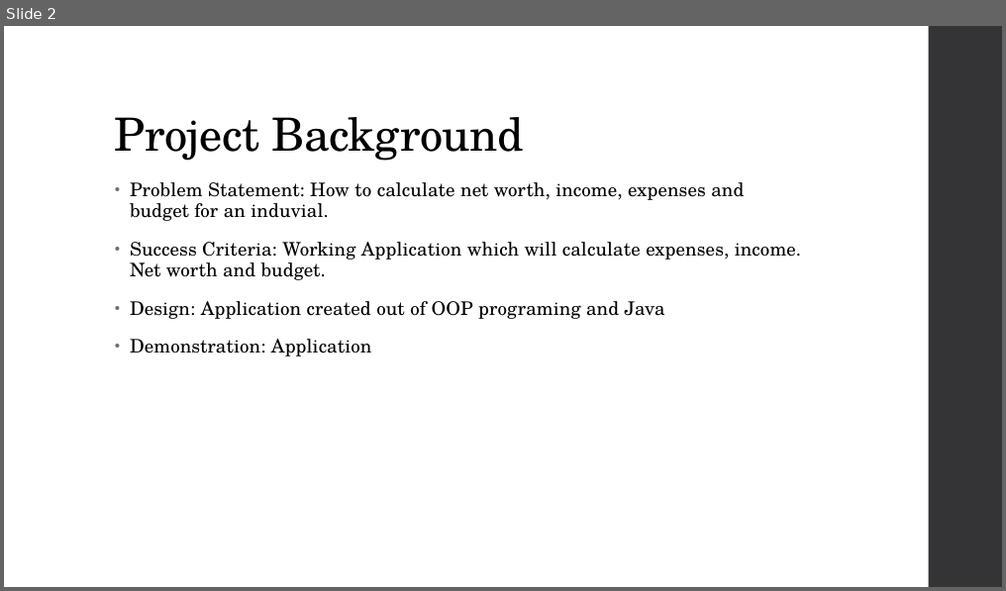
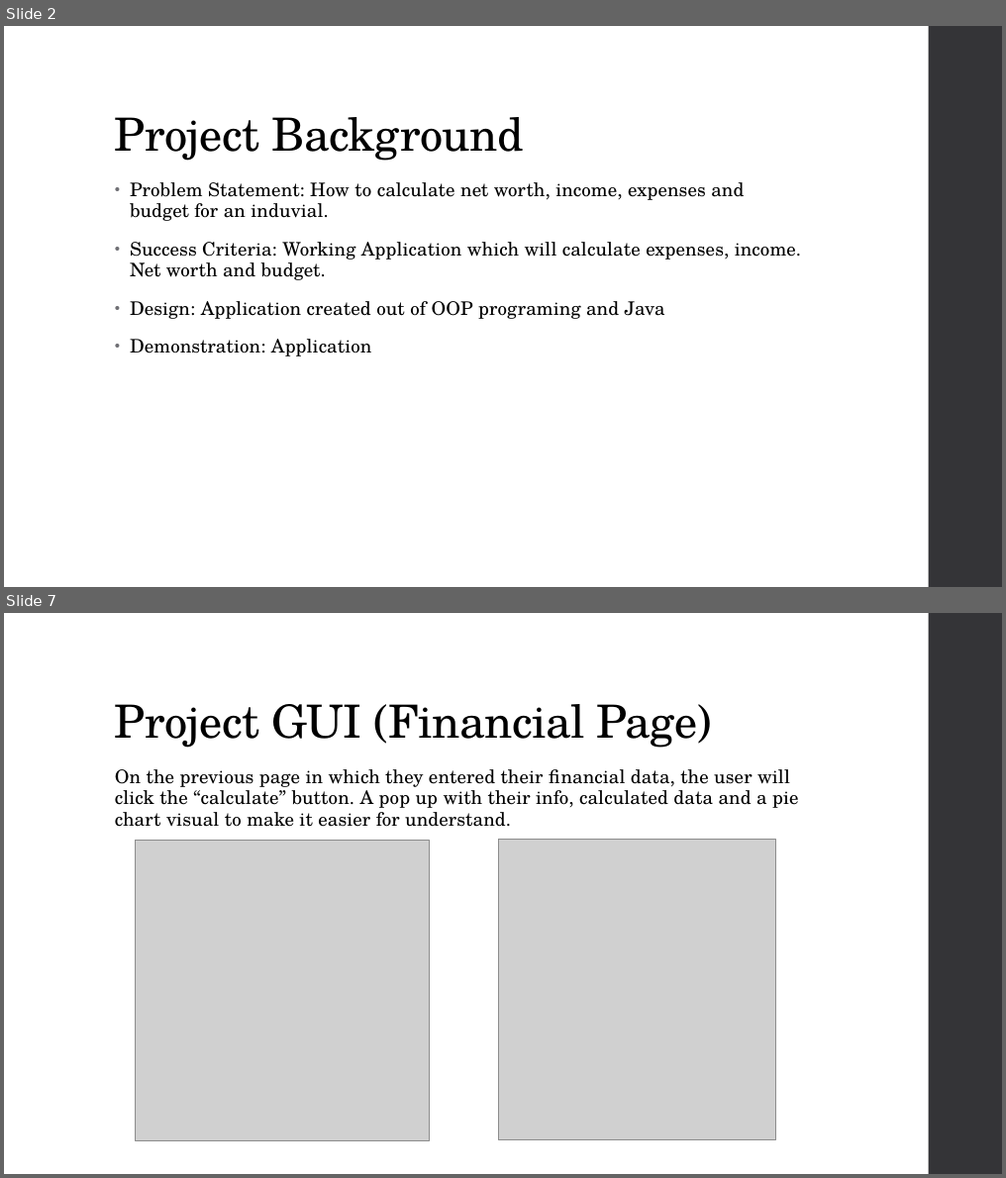
Before and after one commit to Dalicanka/Final-Project, a slide deck: Documentation/Year-End-Project-Presentation.pptx. Shown one above the other, each under a label of ours: slide 2 before the commit, slides 2 and 7 after it; the slides between them are not shown. The pictures are 1006x591 and 1006x1178 pixels, drawn with LibreOffice and Linux fonts; fonts in the diff are those of the drawing; grey boxes stand for pictures. Boxes give left, top, right and bottom in pixels: in the first picture for what was removed or moved away, otherwise in the second. Text is boxed around its words. In the diff, an @@ line names an element or a change of style, - is before the commit and + after.

```diff
--- a/Documentation/Year-End-Project-Presentation.pptx
+++ b/Documentation/Year-End-Project-Presentation.pptx
@@ slide 7 added at box(4, 613, 1002, 1174), background #FFFFFF; not listed: 1 template element that a slide beside it also shows @@
@@ title added at box(115, 704, 712, 748), 44 pt, text #000000 @@
+Project GUI (Financial Page)
@@ text added at box(115, 769, 798, 827), 18 pt, text #000000 @@
+On the previous page in which they entered their financial data, the user will click the “calculate” button. A pop up with their info, calculated data and a pie chart visual to make it easier for understand.
@@ picture added at box(135, 841, 429, 1141) @@
@@ picture added at box(499, 839, 776, 1141) @@
```
Also in this commit, not shown: 4 other slides added.
